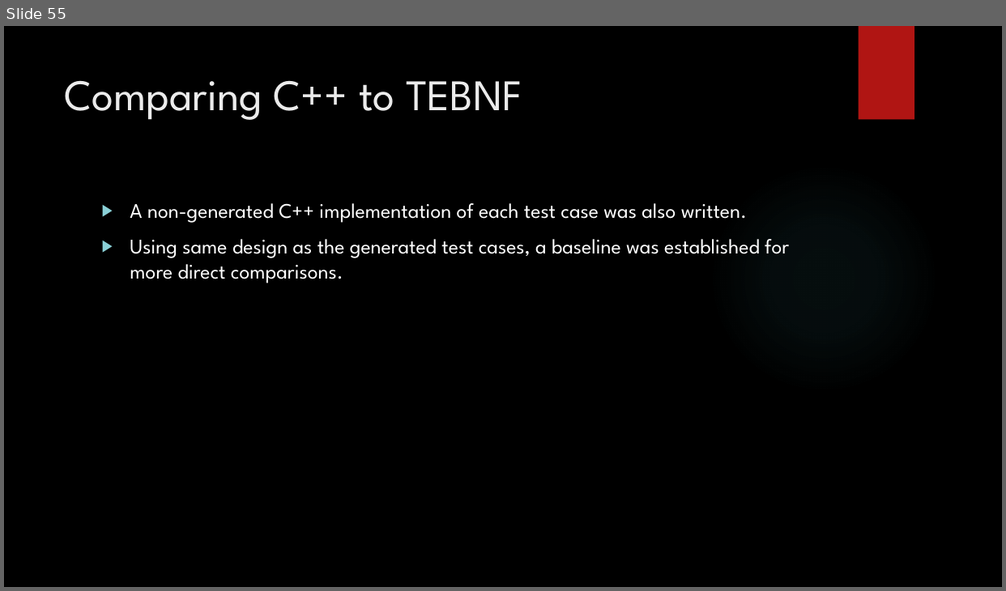
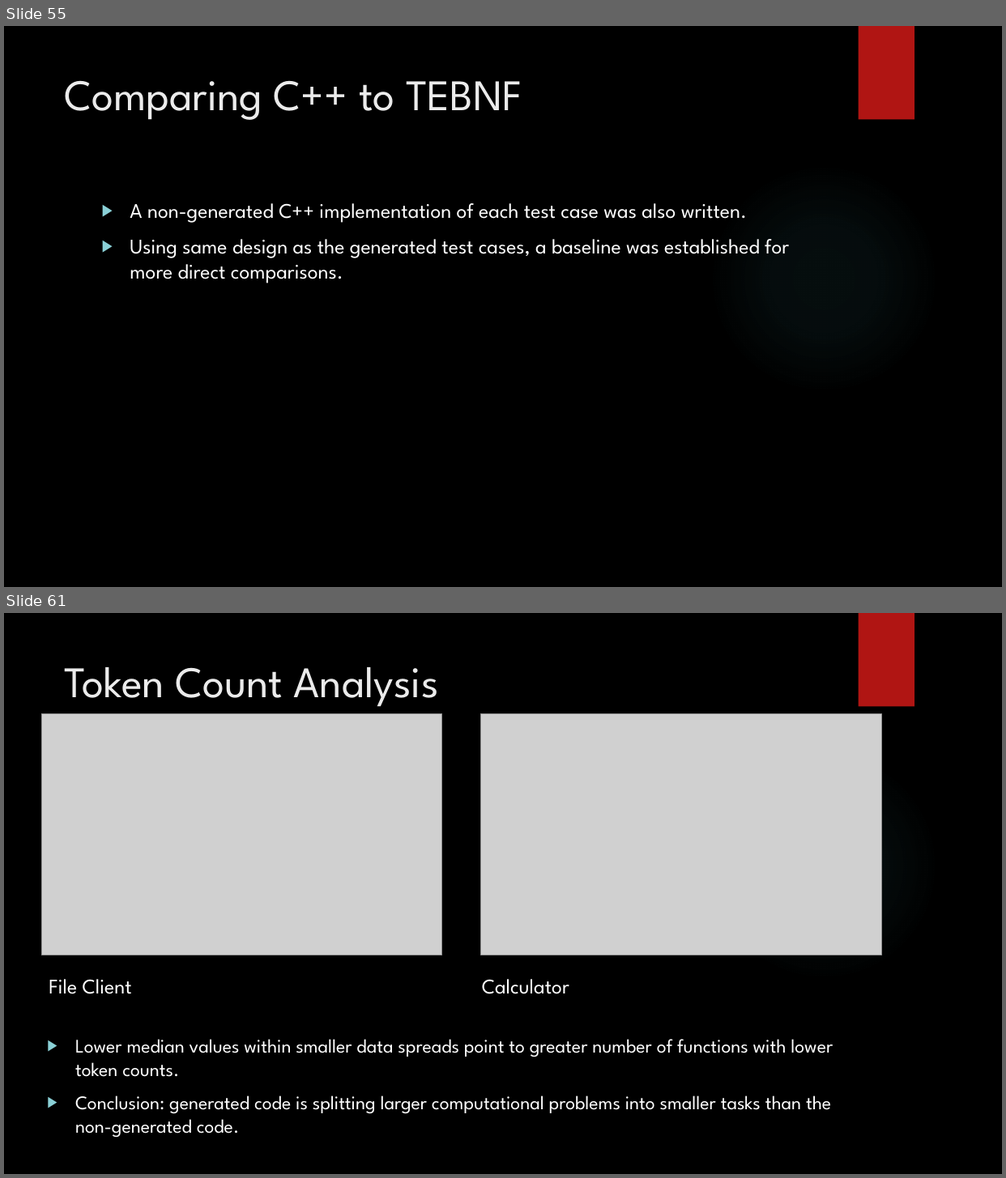
Before and after one commit to JasonGYoung/ProjectReport, a slide deck: DefensePresentation.pptx. Shown one above the other, each under a label of ours: slide 55 before the commit, slides 55 and 61 after it; the slides between them are not shown. The pictures are 1006x591 and 1006x1178 pixels, drawn with LibreOffice and Linux fonts; fonts in the diff are those of the drawing; grey boxes stand for pictures; background and template pictures are left out. Boxes give left, top, right and bottom in pixels: in the first picture for what was removed or moved away, otherwise in the second. Text is boxed around its words. In the diff, an @@ line names an element or a change of style, - is before the commit and + after.

```diff
--- a/DefensePresentation.pptx
+++ b/DefensePresentation.pptx
@@ slide 61 added at (x1=4, y1=613, x2=1002, y2=1174), background picture (left out); not listed: 2 template elements that a slide beside it also shows @@
@@ title added at (x1=65, y1=667, x2=439, y2=707), 42 pt, text #EBEBEB @@
+Token Count Analysis
@@ picture added at (x1=41, y1=714, x2=442, y2=956) @@
@@ picture added at (x1=481, y1=714, x2=881, y2=956) @@
@@ text added at (x1=49, y1=979, x2=132, y2=995), 20 pt, text #FFFFFF @@
+File Client
@@ text added at (x1=482, y1=979, x2=569, y2=995), 20 pt, text #FFFFFF @@
+Calculator
@@ text added at (x1=75, y1=1039, x2=833, y2=1138), 18.5 pt, text #FFFFFF @@
+▶ Lower median values within smaller data spreads point to greater number of functions with lower token counts.
+▶ Conclusion: generated code is splitting larger computational problems into smaller tasks than the non-generated code.
```
Also in this commit, not shown: 3 slides changed, 6 other slides added.
